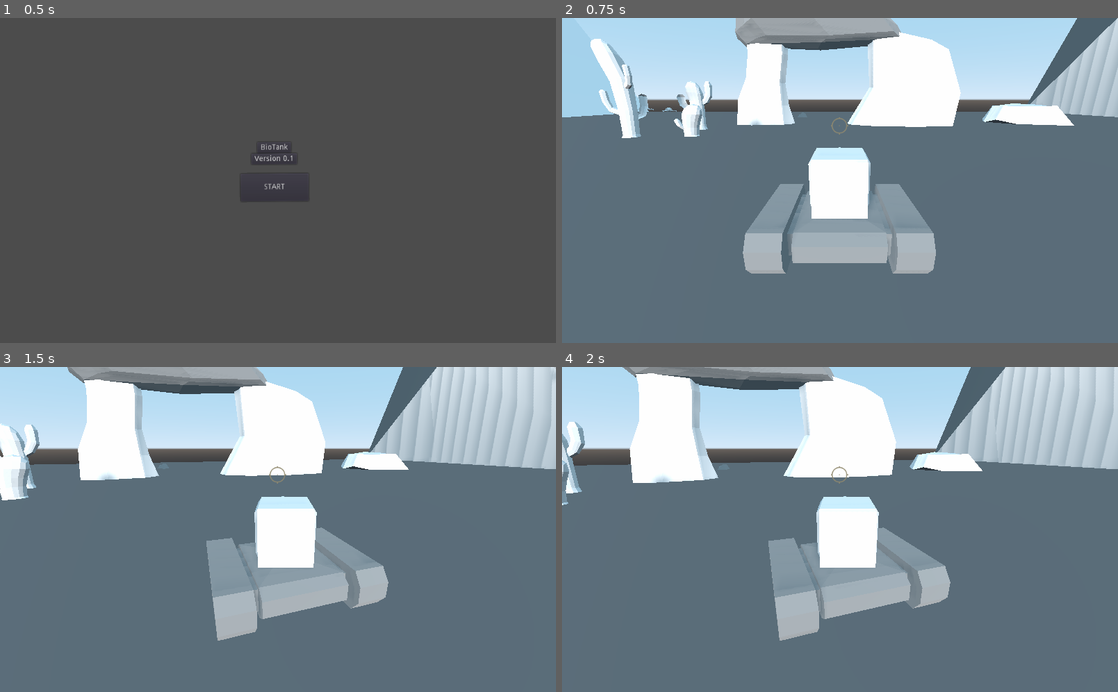
Above: before the commit, frames 1-4 (two rows, left to right).
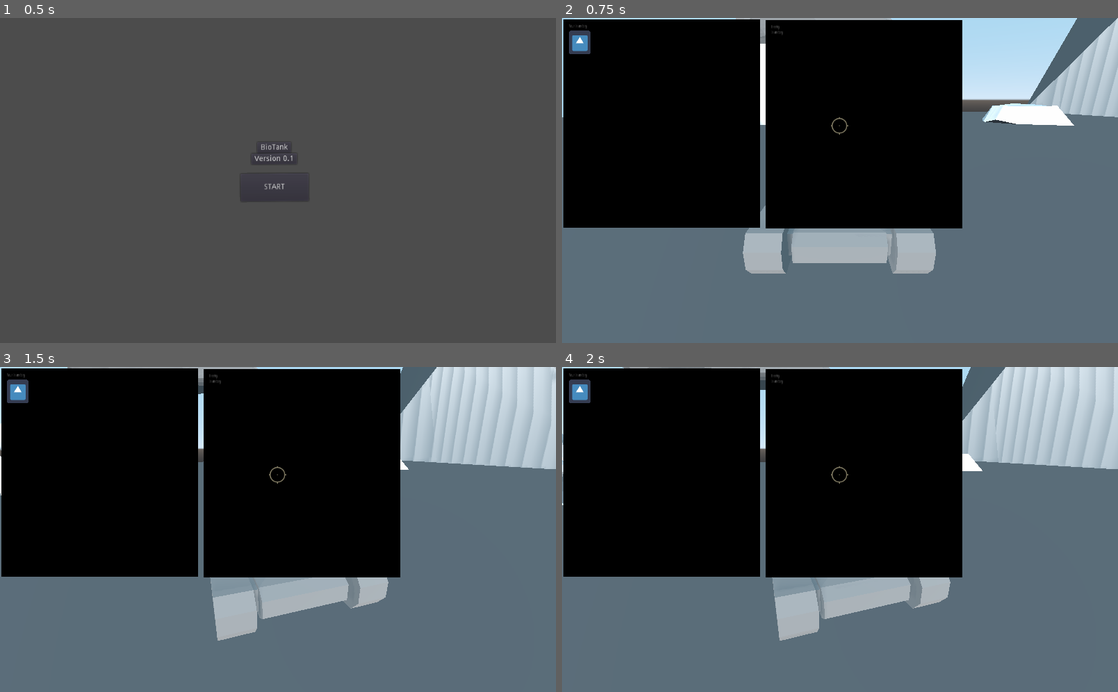
Above: after the commit, the same moments.

Repository: HelmetBugg/BioTank
Game: Godot game, scene res://Title.tscn
Same seed, same stepped clock (60 frames per second), same inputs: the game is played once before the commit and once after it. The engine's default icon, where the game draws it, is replaced by a stand-in: a white triangle on a blue panel in a dark square.
Inputs (mouse positions are in pixels of both pictures, inside the frame that each line leads up to):
- Up to frame 1 (0.5 s): no input
- Up to frame 2 (0.75 s): click "START" at 0.5 s
- Up to frame 3 (1.5 s): tap Enter at 1.25 s; move the mouse to (305, 529) at 1.27 s; press the mouse at (305, 529) at 1.28 s; hold W (forward) from 1.28 s (still down)
- Up to frame 4 (2 s): keep holding W (forward)

Frame 1 is identical in both runs. In frame 2, 45% of the frame differs, in the area x 0-72%, y 0-65%; in frame 3, 45%; in frame 4, 45%.

Commit message:
added player dragging of items.

Diff:
--- /dev/null
+++ b/EnemyInventory.gd
@@ -0,0 +1,9 @@
+extends Sprite
+
+# Called when the node enters the scene tree for the first time.
+func _ready():
+	pass # Replace with function body.
+
+func _on_InventoryArea_body_entered(body):
+	print(str('Body entered: ', body.get_name()))
+	body.within_inventory  = true
--- a/InventoryItem.gd
+++ b/InventoryItem.gd
@@ -1,23 +1,24 @@
 extends KinematicBody2D
 
-var grabbed_offset = Vector2()
 var original_position = Vector2()
 var dragging = false
+var within_inventory = false
 
 func _process(delta):
 	if dragging:
-		var mousepos = get_viewport().get_mouse_position()
-		position = get_global_mouse_position() + grabbed_offset
+		self.global_position = get_global_mouse_position()
 
 
 func _on_ItemBody_input_event(viewport, event, shape_idx):
 	if event is InputEventMouseButton:
-		print("ME!!!")
-		if event.button_index == BUTTON_LEFT and event.pressed:
-			grabbed_offset = position - get_global_mouse_position()
-			original_position = position
+
+		if event.button_index == BUTTON_LEFT and event.pressed and !dragging:
+			original_position = self.global_position
 			dragging = true
 
-		elif event.button_index == BUTTON_LEFT and !event.pressed:
-			position = original_position
+		elif event.button_index == BUTTON_LEFT and !event.pressed and dragging:
+			print("tickle me")
 			dragging = false
+			if !within_inventory:
+				# Reset position.
+				self.global_position = original_position
--- a/Player.gd
+++ b/Player.gd
@@ -7,6 +7,7 @@
 const Bullet = preload("res://Bullet.tscn")
 var velocity = Vector3.ZERO
 var enemyInventoryInRange = false
+var killable = false
 
 func _ready():
 	$InventoryContainer.set_mouse_filter(Control.MOUSE_FILTER_IGNORE)
@@ -37,7 +38,6 @@
 		if raycast.is_colliding() and coll.has_method("kill"):
 			coll.kill()
 	if Input.is_action_just_pressed("inventory_toggle"):
-
 		if !$InventoryContainer.visible:
 			$InventoryContainer.visible = true
 			Input.set_mouse_mode(0);
@@ -45,7 +45,6 @@
 		else:
 			$InventoryContainer.visible = false
 			Input.set_mouse_mode(Input.MOUSE_MODE_CAPTURED)
-
 		if enemyInventoryInRange:
 			$InventoryContainer/EnemyInventory.visible = !$InventoryContainer/EnemyInventory.visible
 
@@ -53,7 +52,8 @@
 
 
 func kill():
-	get_tree().change_scene("res://DeadScreen.tscn")
+	if killable:
+		get_tree().change_scene("res://DeadScreen.tscn")
 
 
 func _on_PlayerReach_area_entered(area):
--- a/Player.tscn
+++ b/Player.tscn
@@ -8,12 +8,16 @@
 [ext_resource path="res://black_background.png" type="Texture" id=6]
 [ext_resource path="res://icon.png" type="Texture" id=7]
 [ext_resource path="res://InventoryItem.gd" type="Script" id=8]
+[ext_resource path="res://EnemyInventory.gd" type="Script" id=9]
 
 [sub_resource type="BoxShape" id=2]
 extents = Vector3( 1.59728, 0.613283, 1.3074 )
 
 [sub_resource type="RectangleShape2D" id=5]
 extents = Vector2( 57.5865, 32.4211 )
+
+[sub_resource type="RectangleShape2D" id=6]
+extents = Vector2( 508.447, 280.737 )
 
 [sub_resource type="SphereShape" id=4]
 radius = 1.76976
@@ -63,7 +67,6 @@
 texture = ExtResource( 2 )
 
 [node name="InventoryContainer" type="CenterContainer" parent="."]
-visible = false
 margin_right = 1026.0
 margin_bottom = 604.0
 
@@ -82,6 +85,8 @@
 
 [node name="ItemBody" type="KinematicBody2D" parent="InventoryContainer/PlayerInventory"]
 position = Vector2( -424, -220 )
+z_index = 1
+z_as_relative = false
 input_pickable = true
 script = ExtResource( 8 )
 
@@ -93,10 +98,10 @@
 shape = SubResource( 5 )
 
 [node name="EnemyInventory" type="Sprite" parent="InventoryContainer"]
-visible = false
 position = Vector2( 556, 196 )
 scale = Vector2( 0.355986, 0.678571 )
 texture = ExtResource( 6 )
+script = ExtResource( 9 )
 
 [node name="RichTextLabel" type="RichTextLabel" parent="InventoryContainer/EnemyInventory"]
 margin_left = -479.302
@@ -106,6 +111,13 @@
 custom_colors/default_color = Color( 1, 1, 1, 1 )
 text = "Enemy Inventory"
 
+[node name="InventoryArea" type="Area2D" parent="InventoryContainer/EnemyInventory"]
+
+[node name="CollisionShape2D" type="CollisionShape2D" parent="InventoryContainer/EnemyInventory/InventoryArea"]
+position = Vector2( 0, 0.736786 )
+scale = Vector2( 1, 1 )
+shape = SubResource( 6 )
+
 [node name="PlayerReach" type="Area" parent="."]
 transform = Transform( 1, 0, 0, 0, 1, 0, 0, 0, 1, -0.147252, 0, -0.343571 )
 
@@ -114,5 +126,6 @@
 shape = SubResource( 4 )
 
 [connection signal="input_event" from="InventoryContainer/PlayerInventory/ItemBody" to="InventoryContainer/PlayerInventory/ItemBody" method="_on_ItemBody_input_event"]
+[connection signal="body_entered" from="InventoryContainer/EnemyInventory/InventoryArea" to="InventoryContainer/EnemyInventory" method="_on_InventoryArea_body_entered"]
 [connection signal="area_entered" from="PlayerReach" to="." method="_on_PlayerReach_area_entered"]
 [connection signal="area_exited" from="PlayerReach" to="." method="_on_PlayerReach_area_exited"]
Not shown: 1 places in Player.tscn that only renumber resources
